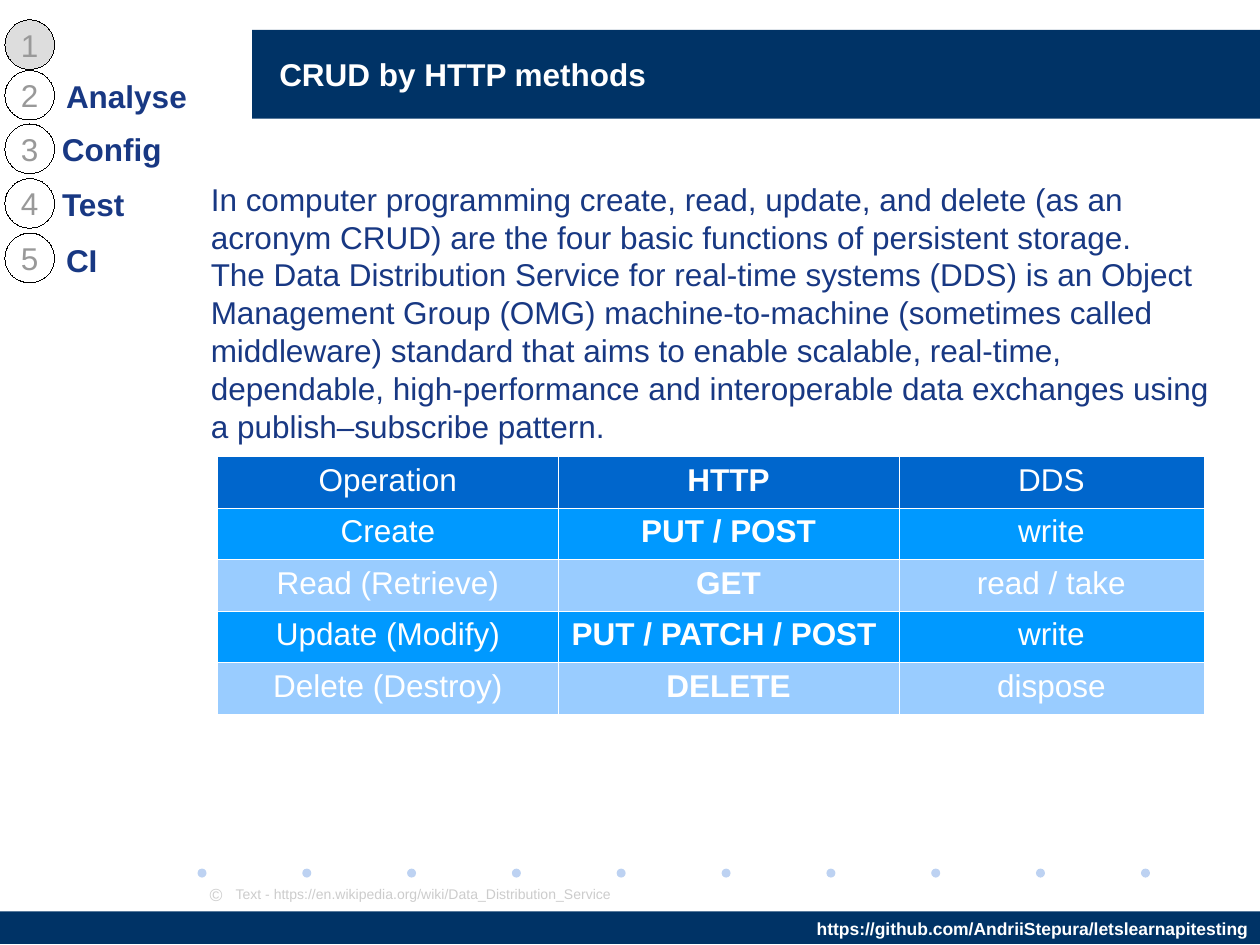
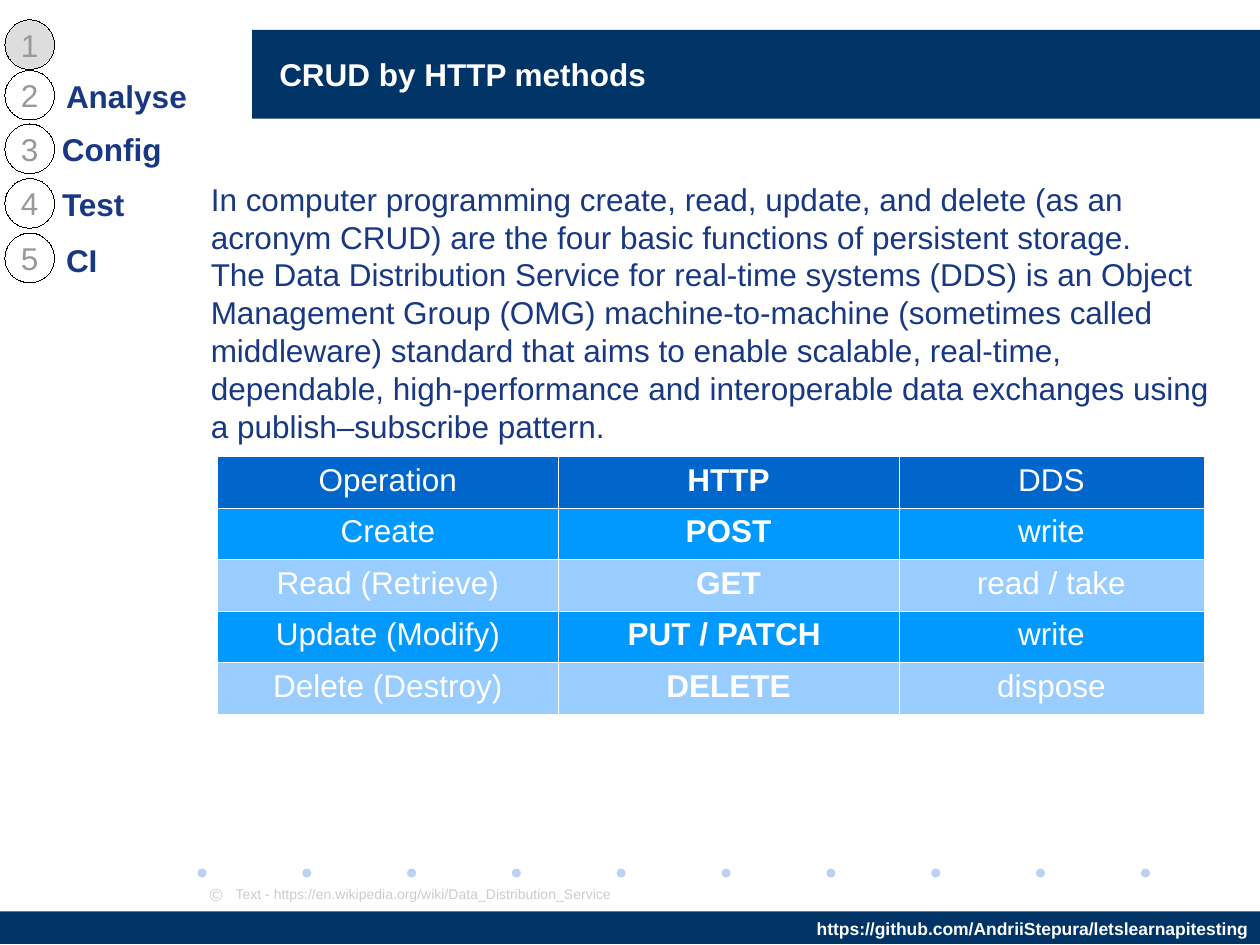
Before and after one commit to AndriiStepura/letslearnapitesting, a slide deck: slide 7 of StartTestingApiWithPostman.odp. Drawn at 1260x945 pixels with LibreOffice and Linux fonts; fonts in the diff are those of the drawing; background and template pictures are left out. Boxes give left, top, right and bottom in pixels: in the first picture for what was removed or moved away, otherwise in the second. Text is boxed around its words. In the diff, an @@ line names an element or a change of style, - is before the commit and + after.

```diff
--- a/StartTestingApiWithPostman.odp
+++ b/StartTestingApiWithPostman.odp
@@ table at (x1=218, y1=456, x2=1203, y2=713) @@
-row 2, column 2: PUT / POST
+row 2, column 2: POST
-row 4, column 2: PUT / PATCH / POST
+row 4, column 2: PUT / PATCH
```
Also in this commit, not shown: 1 other slide changed, 1 other file.
